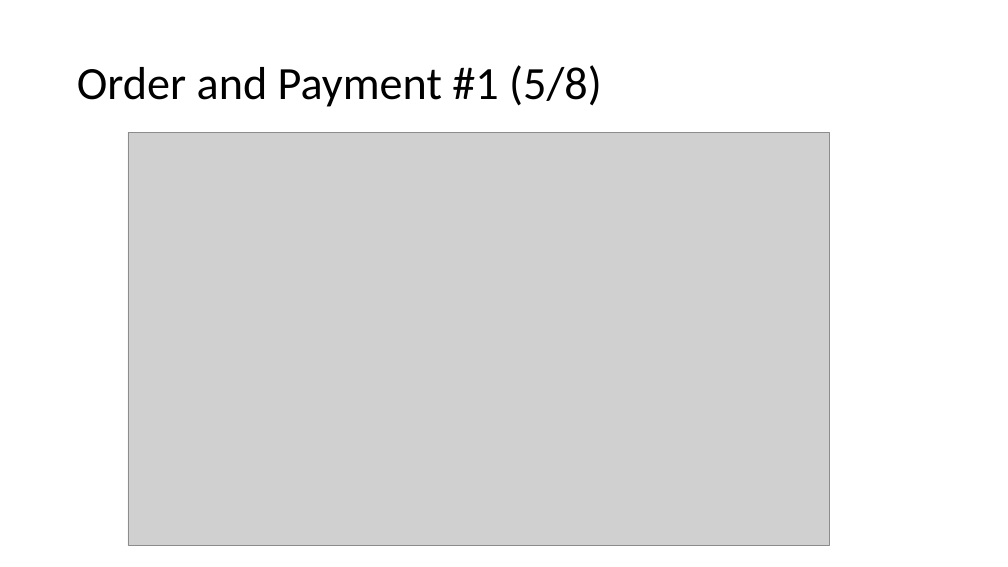
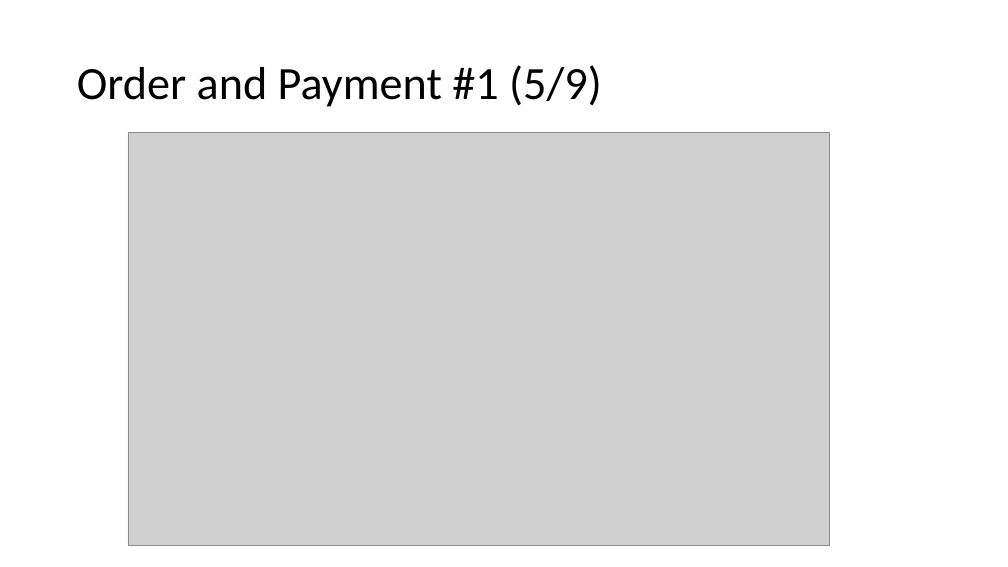
Before and after one commit to commerce-case-study/a-documentation, a slide deck: slide 6 of commerce_case_study.pptx. Drawn at 1008x567 pixels with LibreOffice and Linux fonts; fonts in the diff are those of the drawing; grey boxes stand for pictures. Boxes give left, top, right and bottom in pixels: in the first picture for what was removed or moved away, otherwise in the second. Text is boxed around its words. In the diff, an @@ line names an element or a change of style, - is before the commit and + after.

```diff
--- a/commerce_case_study.pptx
+++ b/commerce_case_study.pptx
@@ title at [77, 65, 602, 107]: text changed @@
-Order and Payment #1 (5/8)
+Order and Payment #1 (5/9)
```
Also in this commit, not shown: 7 other slides changed, 2 slides added.
